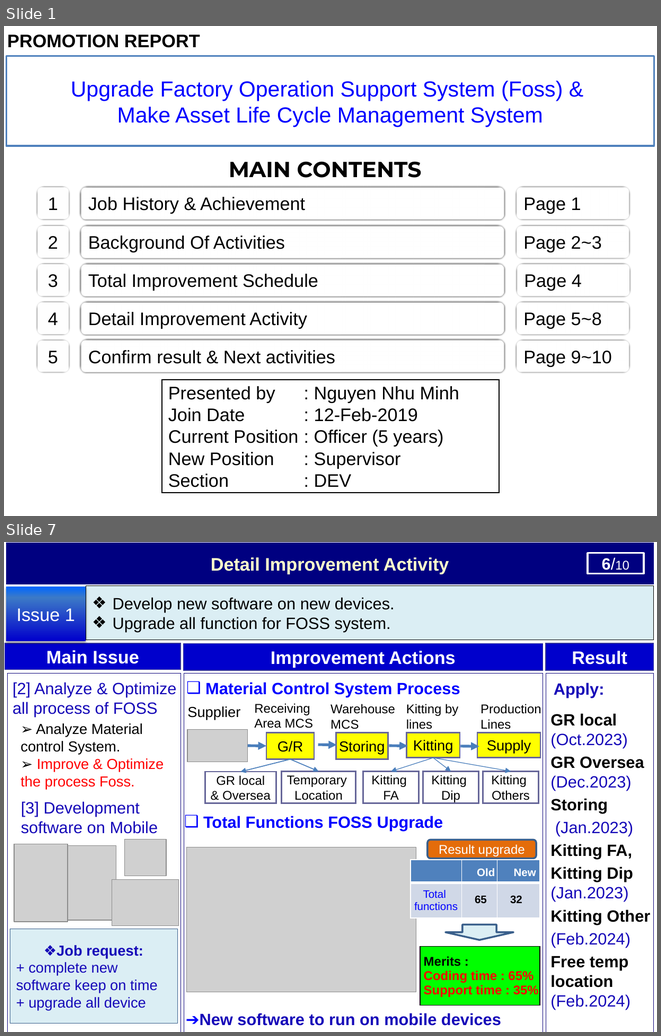
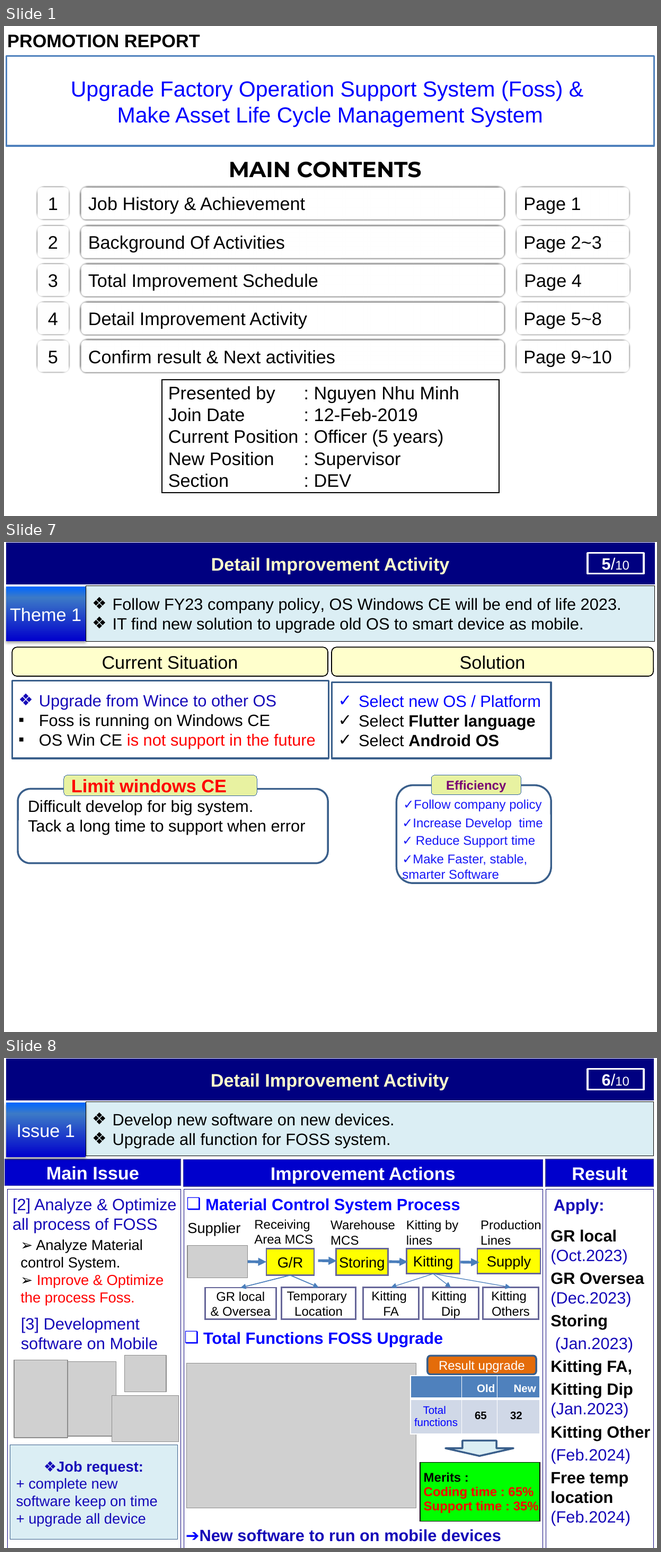
Before and after one commit to thietbicongnghevietnam/ReportPSNV, a slide deck: Report_test.pptx. Shown one above the other, each under a label of ours: slides 1 and 7 before the commit, slides 1, 7 and 8 after it; the slides between them are not shown. The pictures are 661x1036 and 661x1552 pixels, drawn with LibreOffice and Linux fonts; fonts in the diff are those of the drawing; grey boxes stand for pictures. Boxes give left, top, right and bottom in pixels: in the first picture for what was removed or moved away, otherwise in the second. Text is boxed around its words. In the diff, an @@ line names an element or a change of style, - is before the commit and + after.

```diff
--- a/Report_test.pptx
+++ b/Report_test.pptx
@@ slide 7 added at (4,542,657,1032), background #FFFFFF @@
@@ rectangle added at (7,543,655,584), fill #000080, outline #000080 0.75 pt, 20 pt, text #FFFFCC, bold @@
+Detail Improvement Activity
@@ rectangle added at (588,553,644,574), outline #FFFFFF 2 pt, 18 pt, text #FFFFFF @@
+5/10
@@ freeform shape added at (617,546,654,567), outline #FFFFFF 2.25 pt, 16 pt, text #FFFFFF @@
+1/10
@@ rectangle added at (6,587,86,641), fill gradient #0000CC to #3D7CC7 to #0066FF, 20 pt, text #FFFFFF @@
+Theme 1
@@ rectangle added at (86,586,654,641), fill #DBEEF4, outline #000000 0.25 pt, 18 pt, text #000000 @@
+❖ Follow FY23 company policy, OS Windows CE will be end of life 2023.
+❖ IT find new solution to upgrade old OS to smart device as mobile.
@@ rounded rectangle added at (12,647,328,676), fill #FFFFCC, outline #000000 1 pt, 20 pt, text #000000 @@
+Current Situation
@@ rounded rectangle added at (332,647,654,676), fill #FFFFCC, outline #000000 1 pt, 20 pt, text #000000 @@
+Solution
@@ rectangle added at (12,680,328,758), outline #3A5F8C 2 pt, 18 pt, text #000000 @@
+❖ Upgrade from Wince to other OS
+▪ Foss is running on Windows CE
+▪ OS Win CE is not support in the future
@@ rectangle added at (332,682,551,759), outline #3A5F8C 2 pt, 18 pt, text #000000 @@
+✓ Select new OS / Platform
+✓ Select Flutter language
+✓ Select Android OS
@@ rounded rectangle added at (64,775,257,796), fill #E8F2A1, outline #3465A4 0 pt, 20 pt, text #FF0000, bold @@
+Limit windows CE
@@ rounded rectangle added at (18,789,328,863), outline #3A5F8B 2.01 pt, 18 pt, text #000000 @@
+Difficult develop for big system.
+Tack a long time to support when error
@@ group added at (396,775,551,883): 4 texts, 2 rounded rectangles @@
+Efficiency
+✓Follow company policy
+✓Increase Develop time
+✓ Reduce Support time
+✓Make Faster, stable, smarter Software
@@ what was slide 7 is now slide 8 @@
```
Also in this commit, not shown: 6 slides changed.
